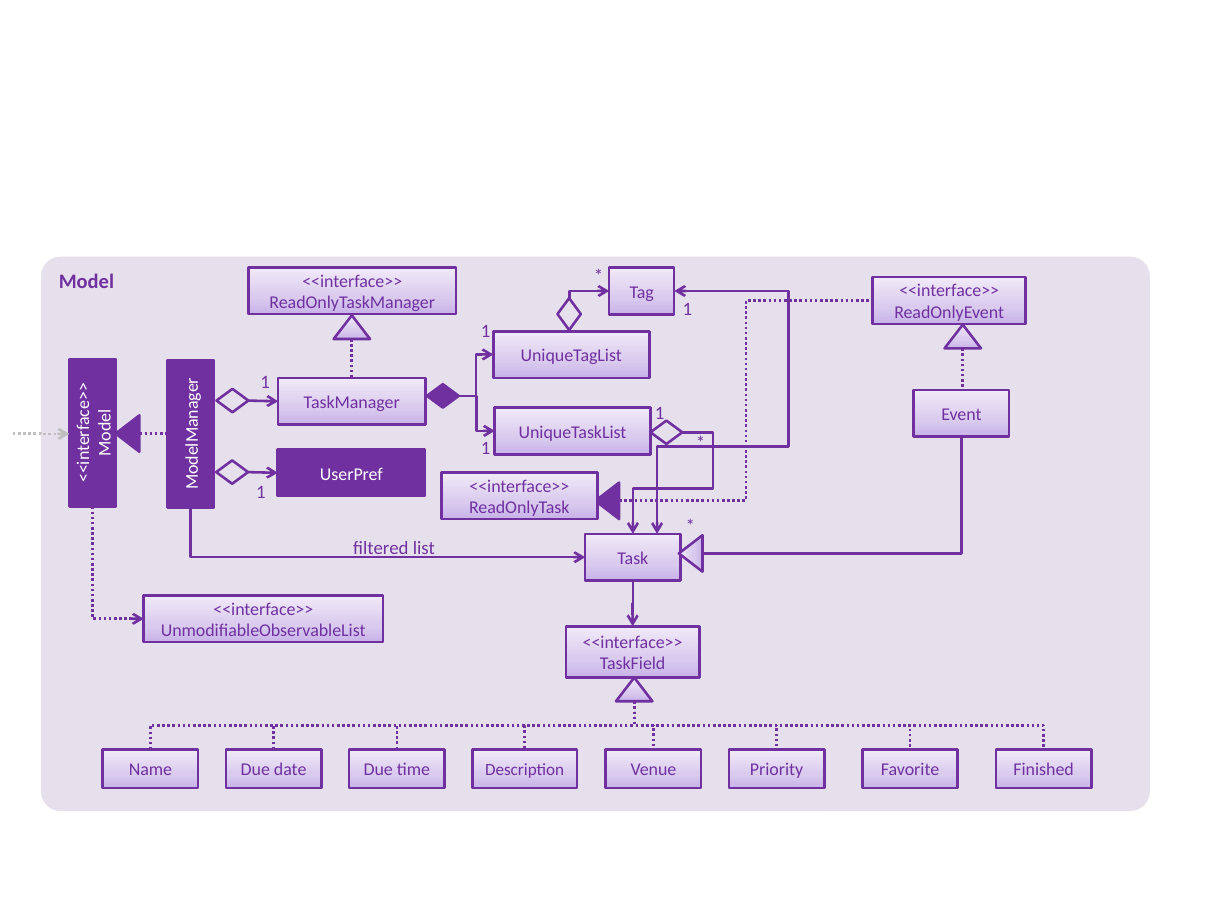
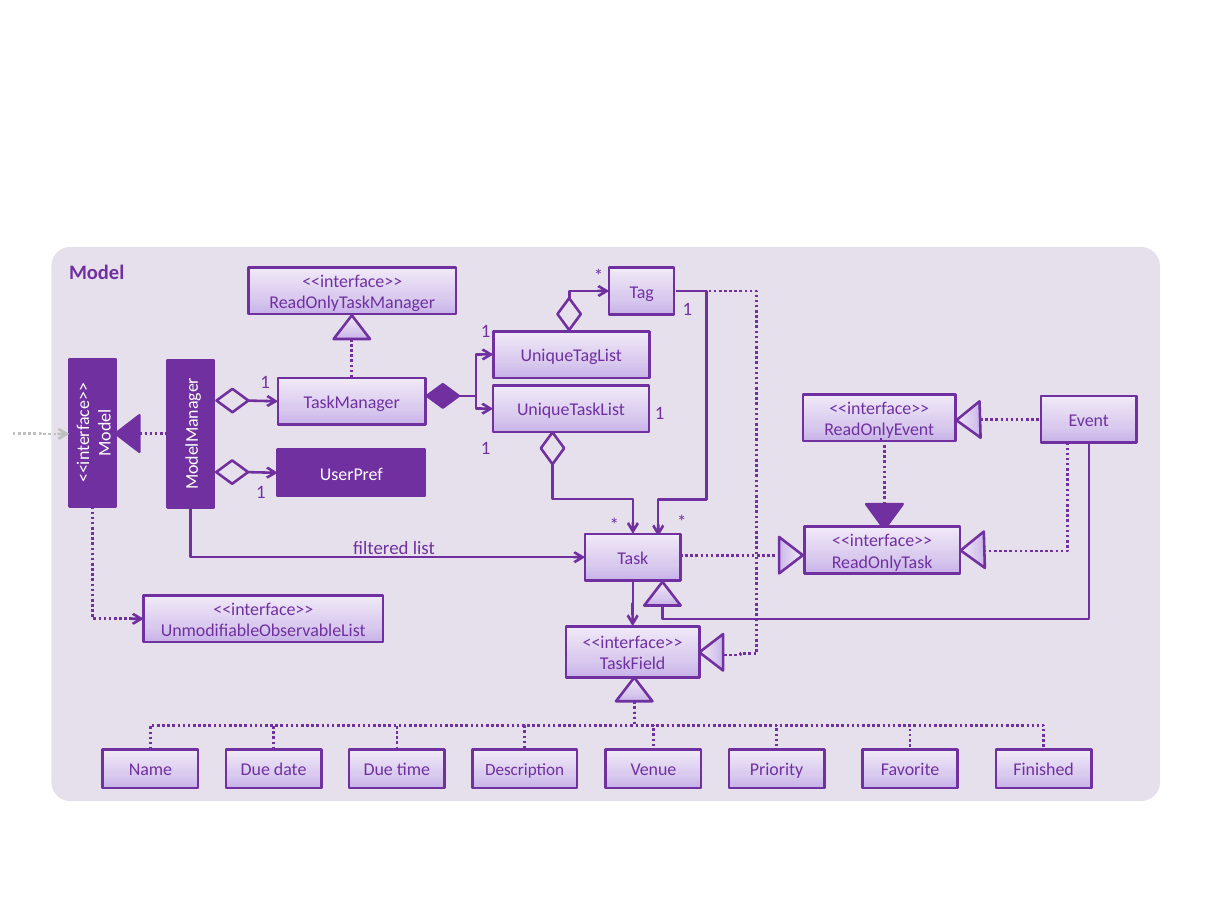
Before and after one commit to CS2103JAN2017-W10-B1/addressbook-level4, a slide deck: slide 1 of docs/diagrams/ModelComponentClassDiagram.pptx. Drawn at 1232x924 pixels with LibreOffice and Linux fonts; fonts in the diff are those of the drawing. Boxes give left, top, right and bottom in pixels: in the first picture for what was removed or moved away, otherwise in the second. Text is boxed around its words. In the diff, an @@ line names an element or a change of style, - is before the commit and + after.

```diff
--- a/docs/diagrams/ModelComponentClassDiagram.pptx
+++ b/docs/diagrams/ModelComponentClassDiagram.pptx
@@ rounded rectangle "Model": place and size @@
-rounded rectangle "Model" at [41, 256, 1149, 811]
+rounded rectangle "Model" at [52, 246, 1161, 801]
@@ elbow arrow moved from (788, 360) - (657, 533) to (675, 291) - (658, 536) @@
@@ elbow line moved from (620, 500) - (872, 301) to (756, 652) - (674, 291) @@
@@ elbow arrow removed from (788, 409) to (674, 291) @@
@@ rectangle "UniqueTaskList": place and size @@
-rectangle "UniqueTaskList" at [495, 408, 652, 455]
+rectangle "UniqueTaskList" at [493, 386, 649, 432]
@@ elbow arrow moved from (458, 395) - (495, 431) to (458, 395) - (493, 409) @@
@@ rectangle "<<interface>> ReadOnlyEvent": place and size @@
-rectangle "<<interface>> ReadOnlyEvent" at [872, 277, 1025, 324]
+rectangle "<<interface>> ReadOnlyEvent" at [803, 394, 956, 441]
@@ triangle at [956, 401, 981, 438]: rotation 180 to 88 degrees @@
@@ elbow line moved from (962, 349) - (962, 388) to (981, 420) - (1041, 419) @@
@@ rectangle "Event": place and size @@
-rectangle "Event" at [914, 391, 1009, 437]
+rectangle "Event" at [1041, 395, 1136, 442]
@@ diamond at [541, 432, 565, 464]: rotation 0 to 90 degrees @@
@@ elbow line moved from (702, 553) - (961, 437) to (663, 606) - (1089, 442) @@
@@ elbow line added from (885, 504) to (880, 441), #7030A0 1.5 pt dashed @@
@@ elbow line added from (984, 551) to (1068, 444), #7030A0 1.5 pt dashed @@
@@ elbow arrow moved from (683, 432) - (633, 533) to (552, 464) - (633, 533) @@
@@ triangle at [866, 504, 903, 529]: rotation 90 to 0 degrees @@
@@ text "*": place and size @@
-text "*" at [687, 431, 713, 456]
+text "*" at [601, 513, 627, 537]
@@ text "*": place and size @@
-text "*" at [678, 514, 703, 538]
+text "*" at [669, 510, 695, 535]
@@ triangle added at [779, 537, 803, 573], fill gradient #C9B5E8 to #D8CBEE to #F0EAF9, outline #7030A0 1.5 pt @@
@@ rectangle "<<interface>> ReadOnlyTask": place and size @@
-rectangle "<<interface>> ReadOnlyTask" at [441, 472, 598, 519]
+rectangle "<<interface>> ReadOnlyTask" at [804, 527, 961, 574]
@@ triangle added at [961, 531, 986, 569], fill gradient #C9B5E8 to #D8CBEE to #F0EAF9, outline #7030A0 1.5 pt @@
@@ elbow line added from (680, 556) to (775, 556), #7030A0 1.5 pt dashed @@
@@ triangle at [644, 582, 681, 605]: rotation 90 to 180 degrees @@
@@ triangle added at [700, 634, 724, 671], fill gradient #C9B5E8 to #D8CBEE to #F0EAF9, outline #7030A0 1.5 pt @@
@@ elbow line added from (724, 655) to (756, 653), #7030A0 1.5 pt dashed @@
```
Also in this commit, not shown: 1 other file.
